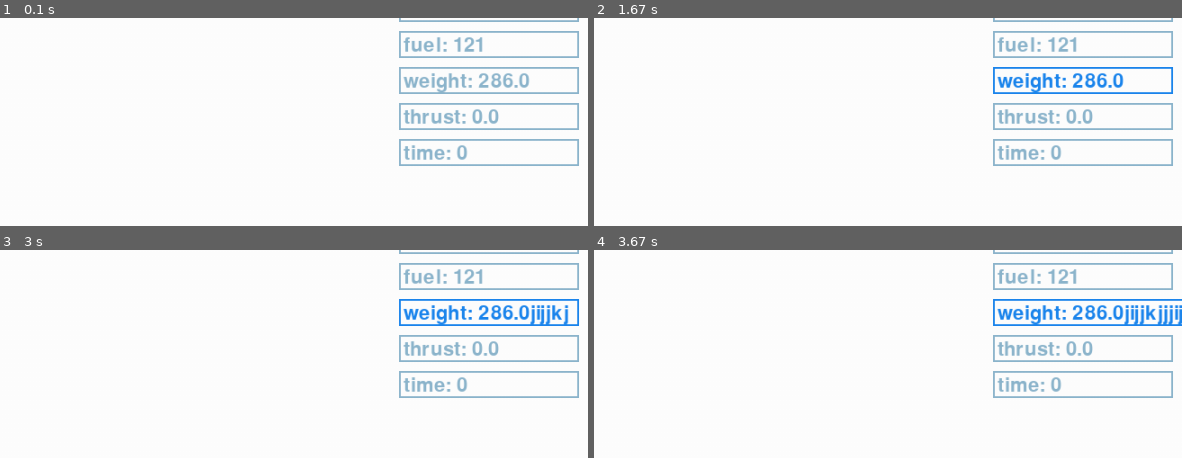
Above: before the commit, frames 1-4 (two rows, left to right).
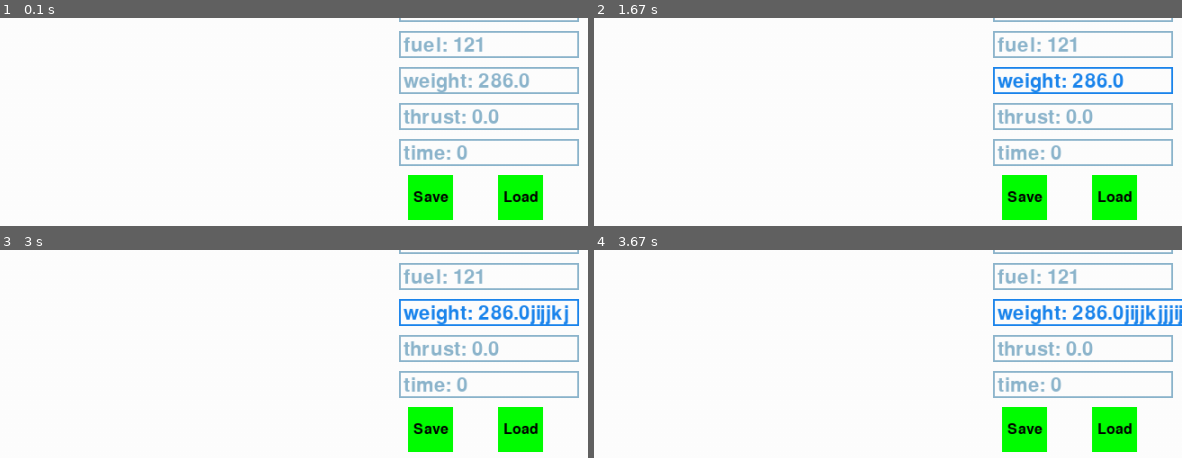
Above: after the commit, the same moments.

Repository: Teklar223/IntroNewSpace-Ex2
Game: pygame game, started from Main.py
The game is run twice, just before and just after one commit, with the same random seed, the same clock (stepped at 60 frames per second) and the same inputs.
Inputs:
- Up to frame 1 (0.1 s): no input
- Up to frame 2 (1.67 s): click "vs: 0.0" at 0.38 s; hold Right 0.67-1.13 s; click "weight: 286.0" at 1.27 s; hold Up from 1.55 s (still down)
- Up to frame 3 (3 s): release Up at 1.85 s; hold Right 1.88-2.35 s; tap J at 1.95, 2.25, 2.45, 2.75 s; tap I at 2.03 s; hold Left 2.38-2.92 s; tap K at 2.53 s; hold Down from 2.95 s (still down)
- Up to frame 4 (3.67 s): tap J at 3.02, 3.35, 3.65 s; release Down at 3.25 s; hold Left from 3.28 s (still down); tap I at 3.43 s
The pictures show only the part of the screen within x 50-100%, y 50-100%; the shares and areas given below are measured in that part.

The runs differ from the first frame. In frame 1, 3.3% of the frame differs, in the area x 69-93%, y 75-98%; in frame 2, 3.3%; in frame 3, 3.3%; in frame 4, 3.3%.

Commit message:
init save/load button placement

Diff:
--- /dev/null
+++ b/Src/Logs/log_2023-06-08-13-40-42_.csv
@@ -0,0 +1,60 @@
+WEIGHT_EMP,WEIGHT_FUEL,WEIGHT_FULL,MAIN_ENG_F,SECOND_ENG_F,MAIN_BURN,SECOND_BURN,ALL_BURN,vs,hs,angle,lat,alt,acc,fuel,weight,thrust,time
+165.0,420.0,585.0,430.0,25.0,0.15,0.009,0.22199999999999998,0.0,0.0,90.0,0.0,10.0,0.0,121.0,286.0,0.0,0.0
+165.0,420.0,585.0,430.0,25.0,0.15,0.009,0.22199999999999998,-0.0002201710329849328,0.0,90.0,0.0,9.999999970113882,0.0,121.0,286.0,0.0,0.00013574046423238766
+165.0,420.0,585.0,430.0,25.0,0.15,0.009,0.22199999999999998,-0.10159517103298495,0.0,90.0,0.0,9.99365027192432,0.0,121.0,286.0,0.0,0.06263574046423238
+165.0,420.0,585.0,430.0,25.0,0.15,0.009,0.22199999999999998,-0.20297017103298495,0.0,90.0,0.0,9.98096463623476,0.0,121.0,286.0,0.0,0.12513574046423237
+165.0,420.0,585.0,430.0,25.0,0.15,0.009,0.22199999999999998,-0.2983819357388673,0.0,90.0,0.0,9.963412757661885,0.0,121.0,286.0,0.0,0.1839592698759971
+165.0,420.0,585.0,430.0,25.0,0.15,0.009,0.22199999999999998,-0.3997569357388673,0.0,90.0,0.0,9.938427949178205,0.0,121.0,286.0,0.0,0.2464592698759971
+165.0,420.0,585.0,430.0,25.0,0.15,0.009,0.22199999999999998,-0.5011319357388673,0.0,90.0,0.0,9.907107203194526,0.0,121.0,286.0,0.0,0.3089592698759971
+165.0,420.0,585.0,430.0,25.0,0.15,0.009,0.22199999999999998,-0.6025069357388673,0.0,90.0,0.0,9.869450519710847,0.0,121.0,286.0,0.0,0.3714592698759971
+165.0,420.0,585.0,430.0,25.0,0.15,0.009,0.22199999999999998,-0.7038819357388673,0.0,90.0,0.0,9.825457898727167,0.0,121.0,286.0,0.0,0.4339592698759971
+165.0,420.0,585.0,430.0,25.0,0.15,0.009,0.22199999999999998,-0.8052569357388673,0.0,90.0,0.0,9.775129340243488,0.0,121.0,286.0,0.0,0.4964592698759971
+165.0,420.0,585.0,430.0,25.0,0.15,0.009,0.22199999999999998,-0.9066319357388672,0.0,90.0,0.0,9.71846484425981,0.0,121.0,286.0,0.0,0.5589592698759971
+165.0,420.0,585.0,430.0,25.0,0.15,0.009,0.22199999999999998,-1.0080069357388672,0.0,90.0,0.0,9.65546441077613,0.0,121.0,286.0,0.0,0.6214592698759971
+165.0,420.0,585.0,430.0,25.0,0.15,0.009,0.22199999999999998,-1.1093819357388672,0.0,90.0,0.0,9.58612803979245,0.0,121.0,286.0,0.0,0.6839592698759971
+165.0,420.0,585.0,430.0,25.0,0.15,0.009,0.22199999999999998,-1.2047937004447495,0.0,90.0,0.0,9.51525782211923,0.0,121.0,286.0,0.0,0.7427827992877618
+165.0,420.0,585.0,430.0,25.0,0.15,0.009,0.22199999999999998,-1.3061687004447495,0.0,90.0,0.0,9.433622278341433,0.0,121.0,286.0,0.0,0.8052827992877618
+165.0,420.0,585.0,430.0,25.0,0.15,0.009,0.22199999999999998,-1.4015804651506318,0.0,90.0,0.0,9.35117636862669,0.0,121.0,286.0,0.0,0.8641063286995265
+165.0,420.0,585.0,430.0,25.0,0.15,0.009,0.22199999999999998,-1.5029554651506318,0.0,90.0,0.0,9.257241652054777,0.0,121.0,286.0,0.0,0.9266063286995265
+165.0,420.0,585.0,430.0,25.0,0.15,0.009,0.22199999999999998,-1.6043304651506318,0.0,90.0,0.0,9.156970997982862,0.0,121.0,286.0,0.0,0.9891063286995265
+165.0,420.0,585.0,430.0,25.0,0.15,0.009,0.22199999999999998,-1.7057054651506318,0.0,90.0,0.0,9.050364406410948,0.0,121.0,286.0,0.0,1.0516063286995265
+165.0,420.0,585.0,430.0,25.0,0.15,0.009,0.22199999999999998,-1.8070804651506318,0.0,90.0,0.0,8.937421877339034,0.0,121.0,286.0,0.0,1.1141063286995265
+165.0,420.0,585.0,430.0,25.0,0.15,0.009,0.22199999999999998,-1.9084554651506318,0.0,90.0,0.0,8.818143410767119,0.0,121.0,286.0,0.0,1.1766063286995265
+165.0,420.0,585.0,430.0,25.0,0.15,0.009,0.22199999999999998,-2.009830465150632,0.0,90.0,0.0,8.692529006695205,0.0,121.0,286.0,0.0,1.2391063286995265
+165.0,420.0,585.0,430.0,25.0,0.15,0.009,0.22199999999999998,-2.111205465150632,0.0,90.0,0.0,8.560578665123291,0.0,121.0,286.0,0.0,1.3016063286995265
+165.0,420.0,585.0,430.0,25.0,0.15,0.009,0.22199999999999998,-2.212580465150632,0.0,90.0,0.0,8.422292386051376,0.0,121.0,286.0,0.0,1.3641063286995265
+165.0,420.0,585.0,430.0,25.0,0.15,0.009,0.22199999999999998,-2.3139554651506318,0.0,90.0,0.0,8.277670169479462,0.0,121.0,286.0,0.0,1.4266063286995265
+165.0,420.0,585.0,430.0,25.0,0.15,0.009,0.22199999999999998,-2.4153304651506318,0.0,90.0,0.0,8.126712015407549,0.0,121.0,286.0,0.0,1.4891063286995265
+165.0,420.0,585.0,430.0,25.0,0.15,0.009,0.22199999999999998,-2.5107422298565143,0.0,90.0,0.0,7.979021296004224,0.0,121.0,286.0,0.0,1.5479298581112912
+165.0,420.0,585.0,430.0,25.0,0.15,0.009,0.22199999999999998,-2.6121172298565143,0.0,90.0,0.0,7.815763969138192,0.0,121.0,286.0,0.0,1.6104298581112912
+165.0,420.0,585.0,430.0,25.0,0.15,0.009,0.22199999999999998,-2.7134922298565143,0.0,90.0,0.0,7.64617070477216,0.0,121.0,286.0,0.0,1.6729298581112912
+165.0,420.0,585.0,430.0,25.0,0.15,0.009,0.22199999999999998,-2.8148672298565143,0.0,90.0,0.0,7.470241502906128,0.0,121.0,286.0,0.0,1.7354298581112912
+165.0,420.0,585.0,430.0,25.0,0.15,0.009,0.22199999999999998,-2.9162422298565143,0.0,90.0,0.0,7.287976363540096,0.0,121.0,286.0,0.0,1.7979298581112912
+165.0,420.0,585.0,430.0,25.0,0.15,0.009,0.22199999999999998,-3.0176172298565143,0.0,90.0,0.0,7.099375286674064,0.0,121.0,286.0,0.0,1.8604298581112912
+165.0,420.0,585.0,430.0,25.0,0.15,0.009,0.22199999999999998,-3.1189922298565143,0.0,90.0,0.0,6.904438272308032,0.0,121.0,286.0,0.0,1.9229298581112912
+165.0,420.0,585.0,430.0,25.0,0.15,0.009,0.22199999999999998,-3.2203672298565142,0.0,90.0,0.0,6.703165320441999,0.0,121.0,286.0,0.0,1.9854298581112912
+165.0,420.0,585.0,430.0,25.0,0.15,0.009,0.22199999999999998,-3.3217422298565142,0.0,90.0,0.0,6.4955564310759675,0.0,121.0,286.0,0.0,2.0479298581112912
+165.0,420.0,585.0,430.0,25.0,0.15,0.009,0.22199999999999998,-3.4231172298565142,0.0,90.0,0.0,6.281611604209935,0.0,121.0,286.0,0.0,2.1104298581112912
+165.0,420.0,585.0,430.0,25.0,0.15,0.009,0.22199999999999998,-3.5244922298565142,0.0,90.0,0.0,6.061330839843903,0.0,121.0,286.0,0.0,2.1729298581112912
+165.0,420.0,585.0,430.0,25.0,0.15,0.009,0.22199999999999998,-3.625867229856514,0.0,90.0,0.0,5.834714137977871,0.0,121.0,286.0,0.0,2.2354298581112912
+165.0,420.0,585.0,430.0,25.0,0.15,0.009,0.22199999999999998,-3.727242229856514,0.0,90.0,0.0,5.601761498611839,0.0,121.0,286.0,0.0,2.2979298581112912
+165.0,420.0,585.0,430.0,25.0,0.15,0.009,0.22199999999999998,-3.828617229856514,0.0,90.0,0.0,5.362472921745806,0.0,121.0,286.0,0.0,2.3604298581112912
+165.0,420.0,585.0,430.0,25.0,0.15,0.009,0.22199999999999998,-3.929992229856514,0.0,90.0,0.0,5.116848407379774,0.0,121.0,286.0,0.0,2.4229298581112912
+165.0,420.0,585.0,430.0,25.0,0.15,0.009,0.22199999999999998,-4.031367229856515,0.0,90.0,0.0,4.864887955513742,0.0,121.0,286.0,0.0,2.4854298581112912
+165.0,420.0,585.0,430.0,25.0,0.15,0.009,0.22199999999999998,-4.132742229856515,0.0,90.0,0.0,4.60659156614771,0.0,121.0,286.0,0.0,2.5479298581112912
+165.0,420.0,585.0,430.0,25.0,0.15,0.009,0.22199999999999998,-4.234117229856515,0.0,90.0,0.0,4.341959239281678,0.0,121.0,286.0,0.0,2.6104298581112912
+165.0,420.0,585.0,430.0,25.0,0.15,0.009,0.22199999999999998,-4.335492229856515,0.0,90.0,0.0,4.070990974915646,0.0,121.0,286.0,0.0,2.6729298581112912
+165.0,420.0,585.0,430.0,25.0,0.15,0.009,0.22199999999999998,-4.436867229856515,0.0,90.0,0.0,3.7936867730496138,0.0,121.0,286.0,0.0,2.7354298581112912
+165.0,420.0,585.0,430.0,25.0,0.15,0.009,0.22199999999999998,-4.538242229856515,0.0,90.0,0.0,3.5100466336835816,0.0,121.0,286.0,0.0,2.7979298581112912
+165.0,420.0,585.0,430.0,25.0,0.15,0.009,0.22199999999999998,-4.633653994562397,0.0,90.0,0.0,3.2374787516504995,0.0,121.0,286.0,0.0,2.8567533875230557
+165.0,420.0,585.0,430.0,25.0,0.15,0.009,0.22199999999999998,-4.735028994562397,0.0,90.0,0.0,2.9415394394903496,0.0,121.0,286.0,0.0,2.9192533875230557
+165.0,420.0,585.0,430.0,25.0,0.15,0.009,0.22199999999999998,-4.836403994562397,0.0,90.0,0.0,2.6392641898302,0.0,121.0,286.0,0.0,2.9817533875230557
+165.0,420.0,585.0,430.0,25.0,0.15,0.009,0.22199999999999998,-4.931815759268279,0.0,90.0,0.0,2.3491573804614774,0.0,121.0,286.0,0.0,3.0405769169348202
+165.0,420.0,585.0,430.0,25.0,0.15,0.009,0.22199999999999998,-5.033190759268279,0.0,90.0,0.0,2.03458295800721,0.0,121.0,286.0,0.0,3.1030769169348202
+165.0,420.0,585.0,430.0,25.0,0.15,0.009,0.22199999999999998,-5.134565759268279,0.0,90.0,0.0,1.7136725980529426,0.0,121.0,286.0,0.0,3.1655769169348202
+165.0,420.0,585.0,430.0,25.0,0.15,0.009,0.22199999999999998,-5.235940759268279,0.0,90.0,0.0,1.3864263005986752,0.0,121.0,286.0,0.0,3.2280769169348202
+165.0,420.0,585.0,430.0,25.0,0.15,0.009,0.22199999999999998,-5.337315759268279,0.0,90.0,0.0,1.0528440656444078,0.0,121.0,286.0,0.0,3.2905769169348202
+165.0,420.0,585.0,430.0,25.0,0.15,0.009,0.22199999999999998,-5.438690759268279,0.0,90.0,0.0,0.7129258931901403,0.0,121.0,286.0,0.0,3.3530769169348202
+165.0,420.0,585.0,430.0,25.0,0.15,0.009,0.22199999999999998,-5.540065759268279,0.0,90.0,0.0,0.3666717832358729,0.0,121.0,286.0,0.0,3.4155769169348202
+165.0,420.0,585.0,430.0,25.0,0.15,0.009,0.22199999999999998,-5.641440759268279,0.0,90.0,0.0,0.014081735781605487,0.0,121.0,286.0,0.0,3.4780769169348202
+165.0,420.0,585.0,430.0,25.0,0.15,0.009,0.22199999999999998,-5.742815759268279,0.0,90.0,0.0,0,0.0,121.0,286.0,0.0,3.5405769169348202
--- a/Src/SpaceGame.py
+++ b/Src/SpaceGame.py
@@ -73,6 +73,7 @@
     def startMenu(self):
         self.clear_screen()
         self.config = Configuration(**_config_zero())
+        bg = pygame.image.load('Media/background.jpg').convert()
         input_boxes = []  # List to store the input boxes
 
         # Create input boxes for each configuration variable
@@ -88,6 +89,8 @@
 
         start_button_rect = pygame.Rect(300, 200, 200, 100)  # Rect for the start button
         simulation_button_rect = pygame.Rect(600, 200, 200, 100)  # Rect for the start button
+        save_config_rect = pygame.Rect(self.screen.get_width() - 200,y_offset,50,50)
+        load_config_rect = pygame.Rect(self.screen.get_width() - 100,y_offset,50,50)
         running = True
 
         while running:
@@ -105,6 +108,7 @@
             # Draw the start button
             self.draw_single_player(start_button_rect)
             self.draw_simulation(simulation_button_rect)
+            self.draw_save_and_load(save_rect= save_config_rect, load_rect= load_config_rect)
 
             # Render and blit configuration values
             for input_box in input_boxes:
@@ -214,6 +218,16 @@
     def select_file(self):
         file_path = load()
         return file_path
+
+    def draw_save_and_load(self, save_rect, load_rect):
+        pygame.draw.rect(self.screen, (0, 255, 0), save_rect)
+        button_text = self.font.render("Save", True, (0, 0, 0))
+        button_text_rect = button_text.get_rect(center=save_rect.center)
+        self.screen.blit(button_text, button_text_rect)
+        pygame.draw.rect(self.screen, (0, 255, 0), load_rect)
+        button_text = self.font.render("Load", True, (0, 0, 0))
+        button_text_rect = button_text.get_rect(center=load_rect.center)
+        self.screen.blit(button_text, button_text_rect)
 
     def draw_single_player(self, rect):
         pygame.draw.rect(self.screen, (0, 255, 0), rect)
